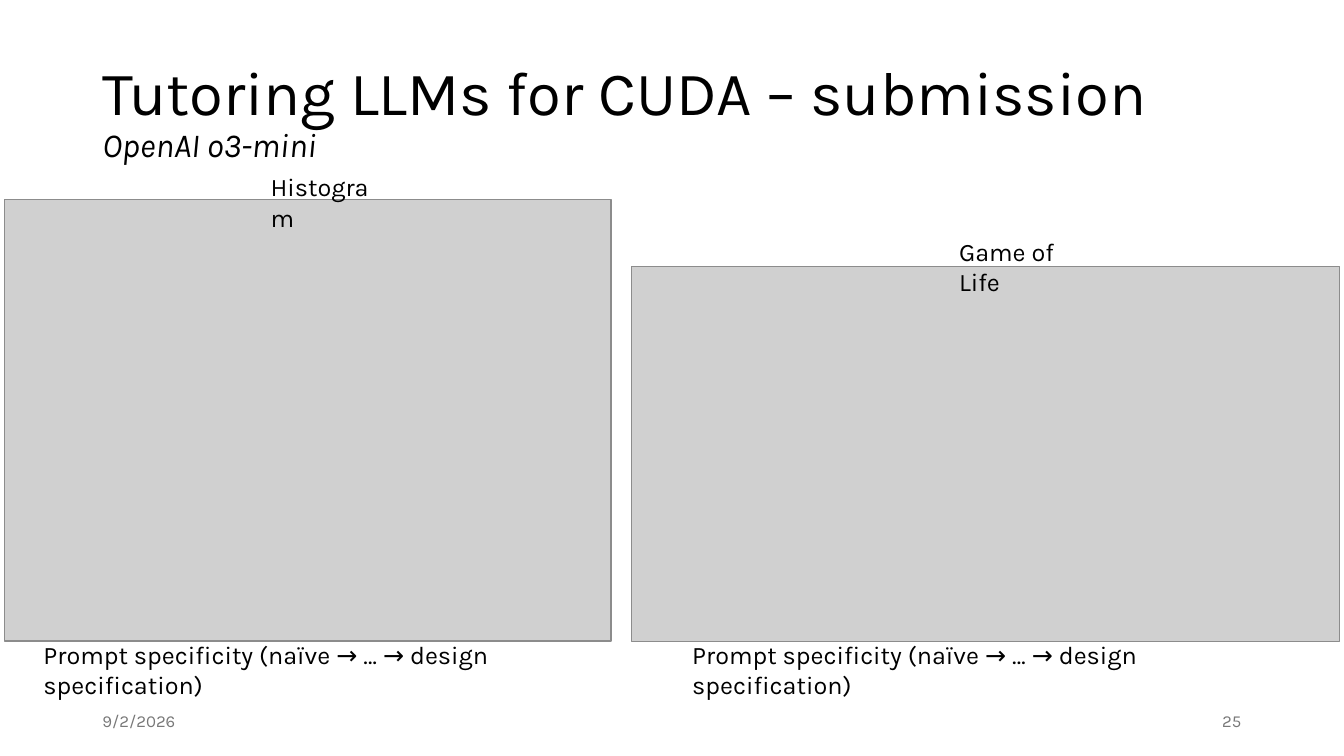
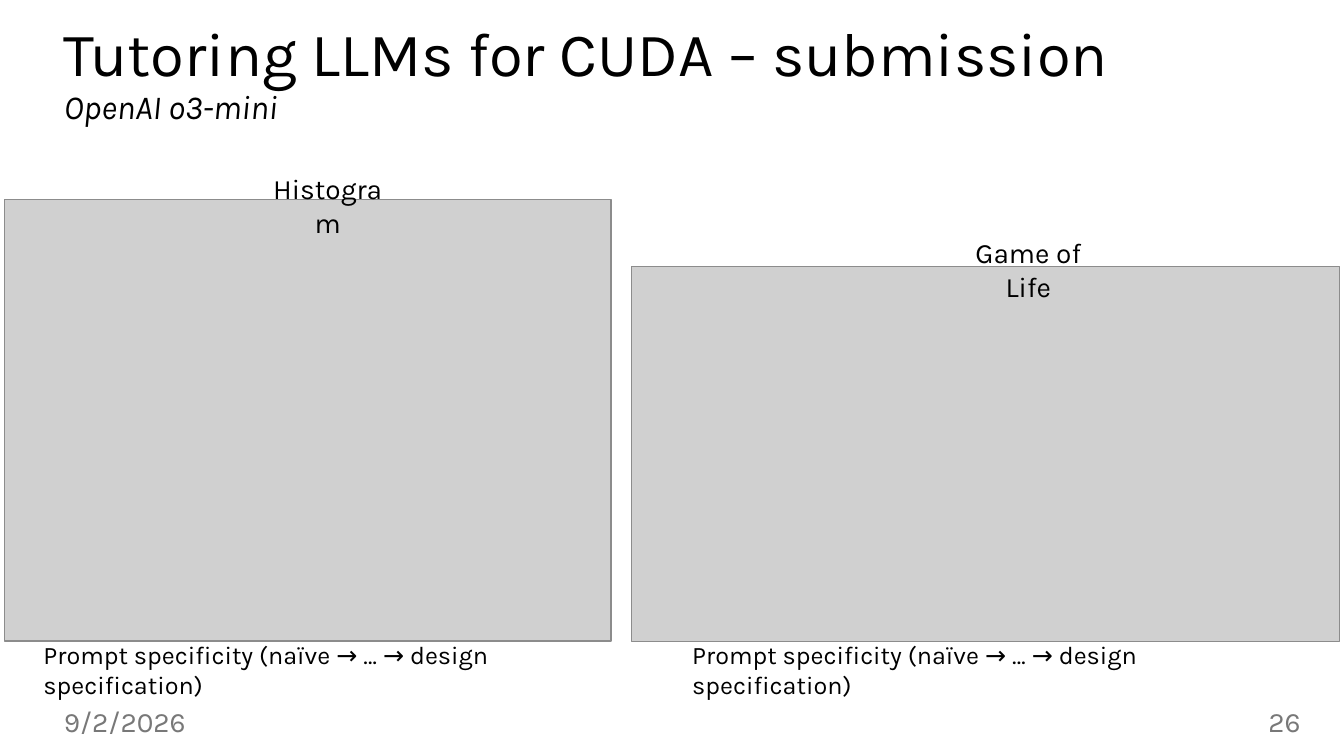
Before and after one commit to jiriklepl/phd-thesis, a slide deck: slide 26 of slides/Optimizing Memory Layouts and Traversal Orders in High-Performance Computing.pptx (slide 25 before the commit). Drawn at 1344x756 pixels with LibreOffice and Linux fonts; fonts in the diff are those of the drawing; grey boxes stand for pictures. Boxes give left, top, right and bottom in pixels: in the first picture for what was removed or moved away, otherwise in the second. Text is boxed around its words. In the diff, an @@ line names an element or a change of style, - is before the commit and + after.

```diff
--- a/slides/Optimizing Memory Layouts and Traversal Orders in High-Performance Computing.pptx
+++ b/slides/Optimizing Memory Layouts and Traversal Orders in High-Performance Computing.pptx
@@ title "Tutoring LLMs for CUDA – ...": place and size @@
-title "Tutoring LLMs for CUDA – ..." at <box>102,72,1147,165</box>
+title "Tutoring LLMs for CUDA – ..." at <box>64,33,1108,127</box>
@@ text "Histogram" at <box>254,166,401,211</box>: size 18 to 20 pt; alignment left to centre @@
@@ text "Histogram": place and size @@
-text "Histogram" at <box>261,166,395,207</box>
+text "Histogram" at <box>254,166,401,211</box>
@@ text "Game of Life": place and size @@
-text "Game of Life" at <box>959,243,1054,292</box>
+text "Game of Life" at <box>975,243,1081,298</box>
@@ text "Game of Life" at <box>975,243,1081,298</box>: size 18 to 20 pt; alignment left to centre @@
@@ text "9/2/2026": place and size @@
-text "9/2/2026" at <box>102,715,175,728</box>
+text "9/2/2026" at <box>64,711,186,734</box>
@@ text "9/2/2026" at <box>64,711,186,734</box>: size 12 to 20 pt @@
@@ page number at <box>1268,714,1300,732</box>: text changed; size 12 to 20 pt @@
-25
+26
```
Also in this commit, not shown: 37 other slides changed, 1 slide added.
